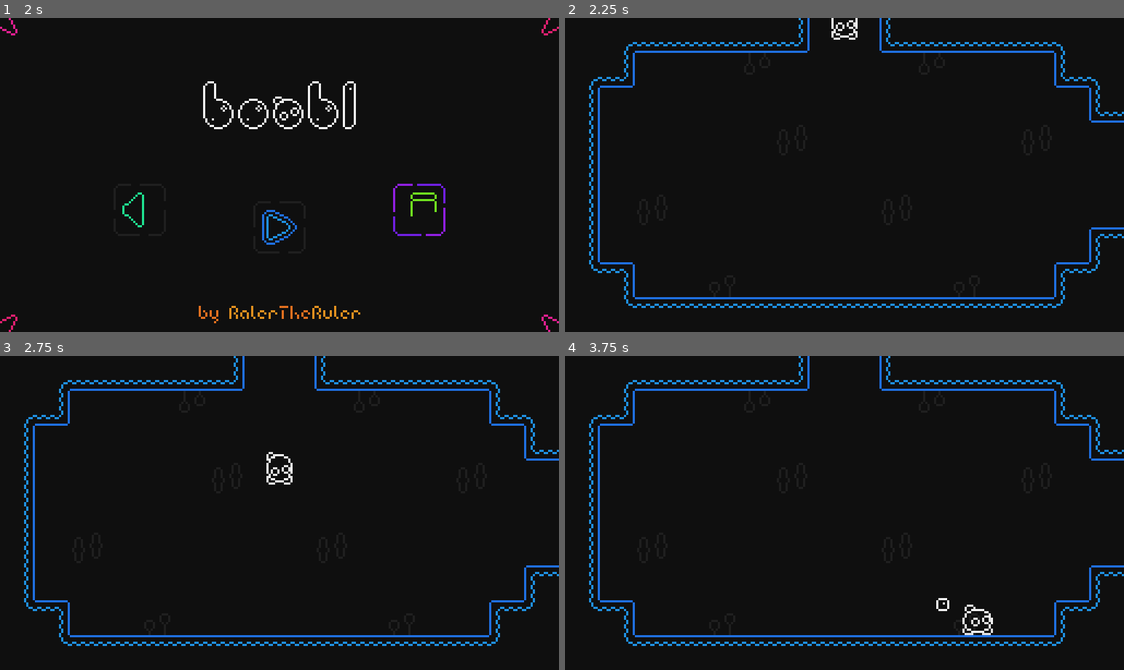
Above: before the commit, frames 1-4 (two rows, left to right).
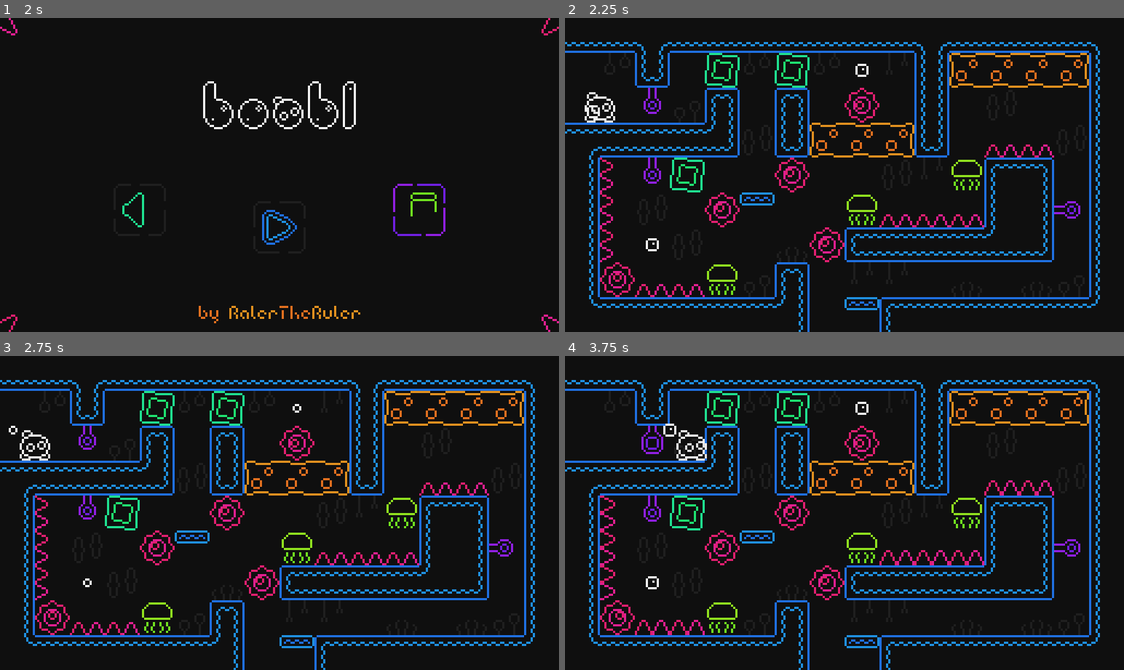
Above: after the commit, the same moments.

Repository: RaulArgenteCortes/Boobl_Repo
Game: Godot game, scene res://Scenes/Scene_FullGame.tscn
The game is run twice, just before and just after one commit, with the same random seed, the same clock (stepped at 60 frames per second) and the same inputs.
Inputs (mouse positions are in pixels of both pictures, inside the frame that each line leads up to):
- Up to frame 1 (2 s): click (139, 209) at 0.5 s; click (419, 209) at 1.25 s
- Up to frame 2 (2.25 s): click (844, 228) at 2 s
- Up to frame 3 (2.75 s): no input
- Up to frame 4 (3.75 s): move the mouse to (967, 497) at 2.77 s; hold D (gameplay_right) from 2.78 s (still down); tap Space (gameplay_jump) at 3.02 s; move the mouse to (732, 528) at 3.52 s

Frame 1 is identical in both runs. In frame 2, 11% of the frame differs, in the area x 0-100%, y 0-100%; in frame 3, 11%; in frame 4, 11%.

Commit message:
Sfx bugs fixed

Diff:
--- a/boobl-project/Scenes/Scene_Gameplay.tscn
+++ b/boobl-project/Scenes/Scene_Gameplay.tscn
@@ -37,7 +37,7 @@
 position = Vector2(0, 16)
 
 [node name="SpawnPlayer" type="Node2D" parent="." unique_id=461320594]
-position = Vector2(0, -72)
+position = Vector2(-112, -320)
 
 [node name="BigBubble" parent="." unique_id=623703334 instance=ExtResource("6_75akb")]
 position = Vector2(0, -104)
--- a/boobl-project/Scripts/Script_BigBubble.gd
+++ b/boobl-project/Scripts/Script_BigBubble.gd
@@ -24,4 +24,8 @@
 	await get_tree().create_timer(1).timeout
 	SfxBigBubble.playing = false
 	await get_tree().create_timer(7).timeout
+	AudioServer.set_bus_mute(AudioServer.get_bus_index("Music"), false)
+	AudioServer.set_bus_volume_db(AudioServer.get_bus_index("Music"), 0)
+	AudioServer.set_bus_mute(AudioServer.get_bus_index("Sound"), false)
+	AudioServer.set_bus_volume_db(AudioServer.get_bus_index("Sound"), 0)
 	get_tree().reload_current_scene()
--- a/boobl-project/Scripts/Script_Menu.gd
+++ b/boobl-project/Scripts/Script_Menu.gd
@@ -17,6 +17,7 @@
 	if Input.is_action_just_pressed("gameplay_pause"):
 		if get_tree().paused == false:
 			pause()
+			SfxSelect.playing = true
 		elif get_tree().paused == true:
 			resume()
 
Not shown, changed: boobl-project/SFX/Music/Music.wav
